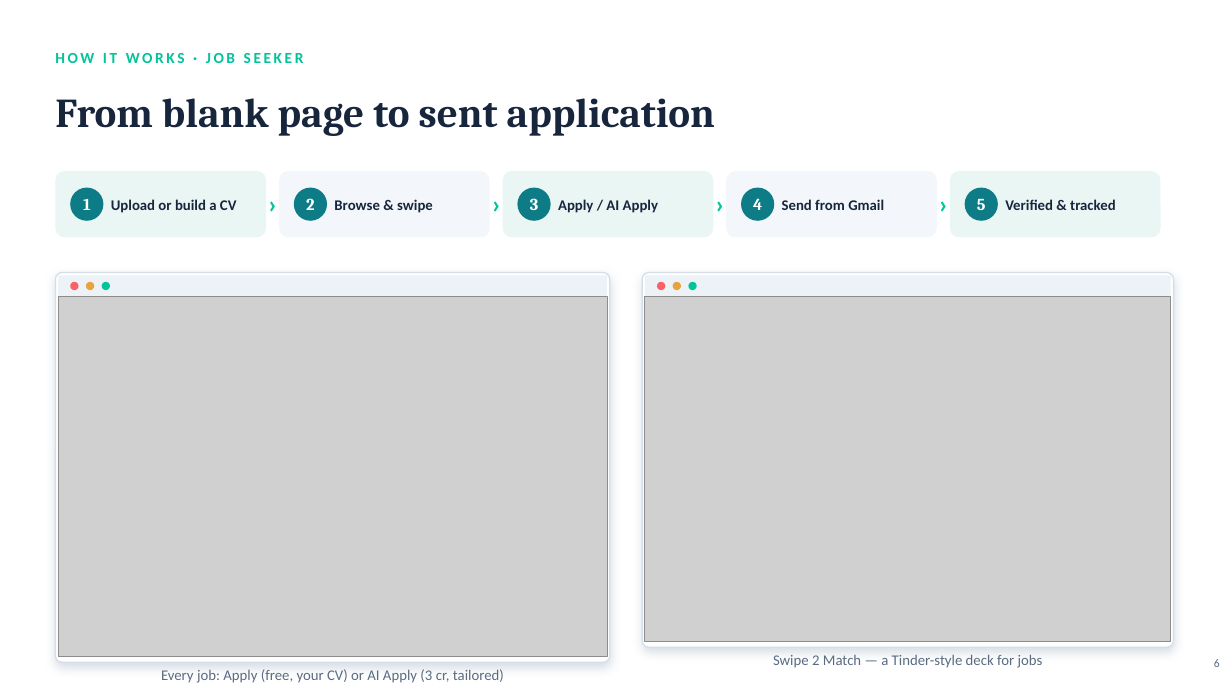
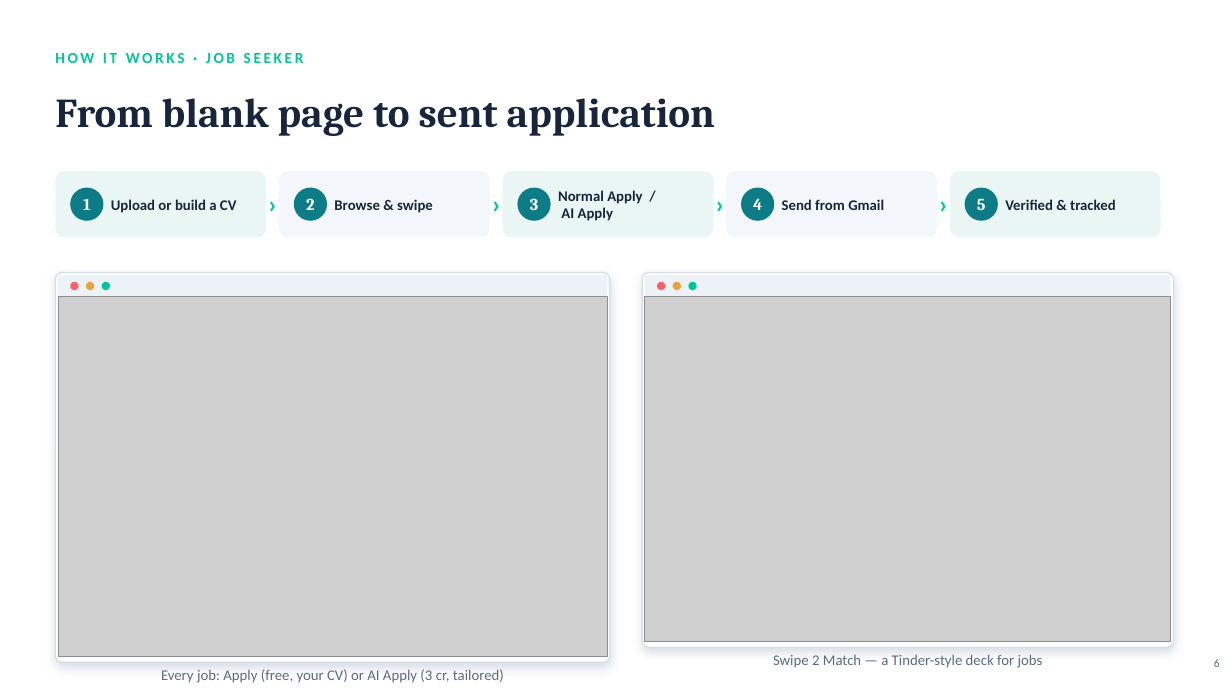
Before and after one commit to Ngoni-Sama/job-assistant, a slide deck: slide 6 of docs/Job-Assistant-Pitch.pptx. Drawn at 1232x693 pixels with LibreOffice and Linux fonts; fonts in the diff are those of the drawing; grey boxes stand for pictures. Boxes give left, top, right and bottom in pixels: in the first picture for what was removed or moved away, otherwise in the second. Text is boxed around its words. In the diff, an @@ line names an element or a change of style, - is before the commit and + after.

```diff
--- a/docs/Job-Assistant-Pitch.pptx
+++ b/docs/Job-Assistant-Pitch.pptx
@@ text at [558,190,642,221]: text changed @@
-Apply / AI Apply
+Normal Apply /
+AI Apply
```
Also in this commit, not shown: 2 other slides changed, 9 other files.
